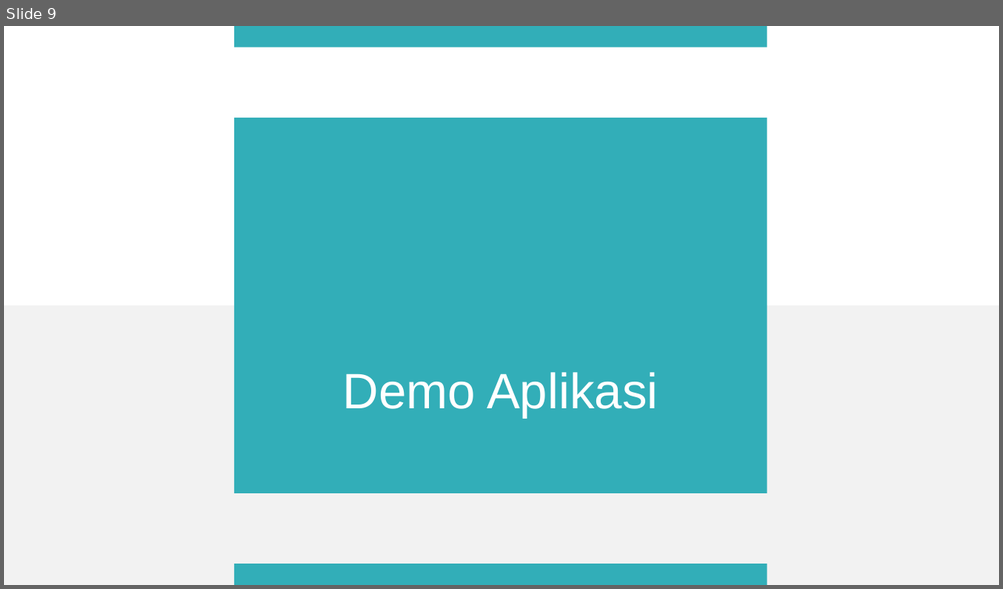
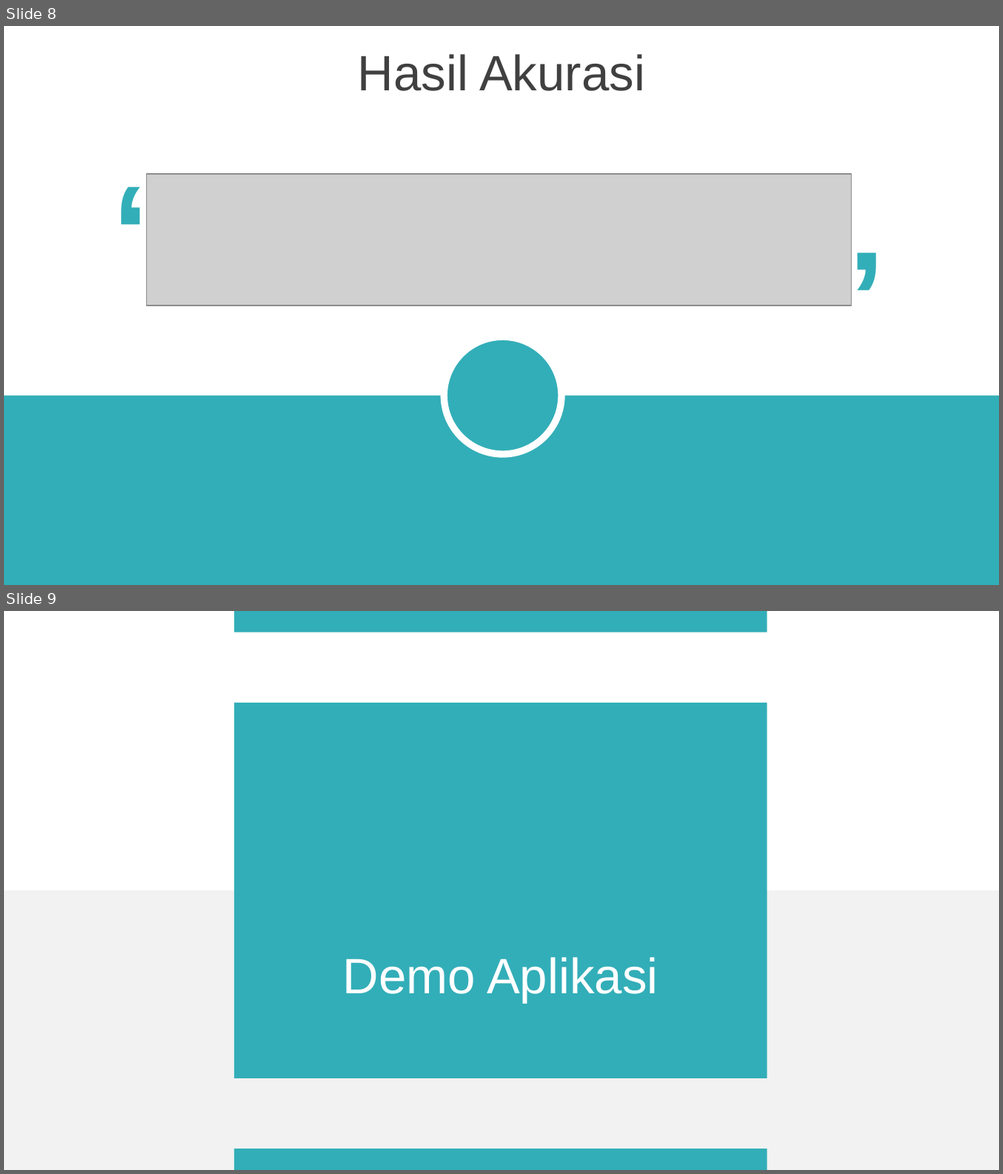
Before and after one commit to Elbaayu27/TugasAkhir, a slide deck: SIDANG/PPT SIDANG.pptx. Shown one above the other, each under a label of ours: slide 9 before the commit, slides 8 and 9 after it. The pictures are 1003x589 and 1003x1174 pixels, drawn with LibreOffice and Linux fonts; fonts in the diff are those of the drawing; grey boxes stand for pictures; background and template pictures are left out. Boxes give left, top, right and bottom in pixels: in the first picture for what was removed or moved away, otherwise in the second. Text is boxed around its words. In the diff, an @@ line names an element or a change of style, - is before the commit and + after.

```diff
--- a/SIDANG/PPT SIDANG.pptx
+++ b/SIDANG/PPT SIDANG.pptx
@@ slide 8 added at (x1=4, y1=26, x2=999, y2=585), background #FFFFFF @@
@@ text added at (x1=358, y1=54, x2=645, y2=91), 36 pt, text #404040 @@
+Hasil Akurasi
@@ text added at (x1=102, y1=141, x2=183, y2=312), 96 pt, text #32AEB8, bold @@
+“
@@ picture added at (x1=146, y1=174, x2=851, y2=306) @@
@@ text added at (x1=814, y1=167, x2=896, y2=338), 96 pt, text #32AEB8, bold @@
+“
@@ ellipse added at (x1=444, y1=338, x2=561, y2=454), fill #32AEB8, outline #FFFFFF 5 pt @@
@@ rectangle added at (x1=4, y1=396, x2=999, y2=585), fill #32AEB8 @@
```
Also in this commit, not shown: 1 slide changed, 8 other slides added, 2 slides removed, 3 other files.
